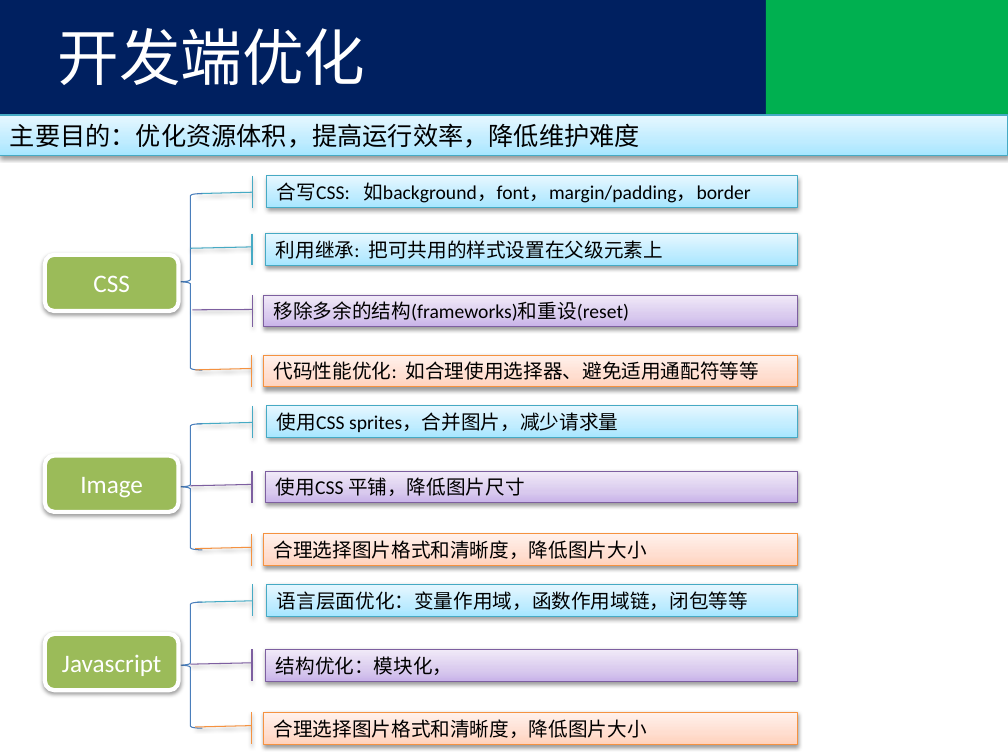
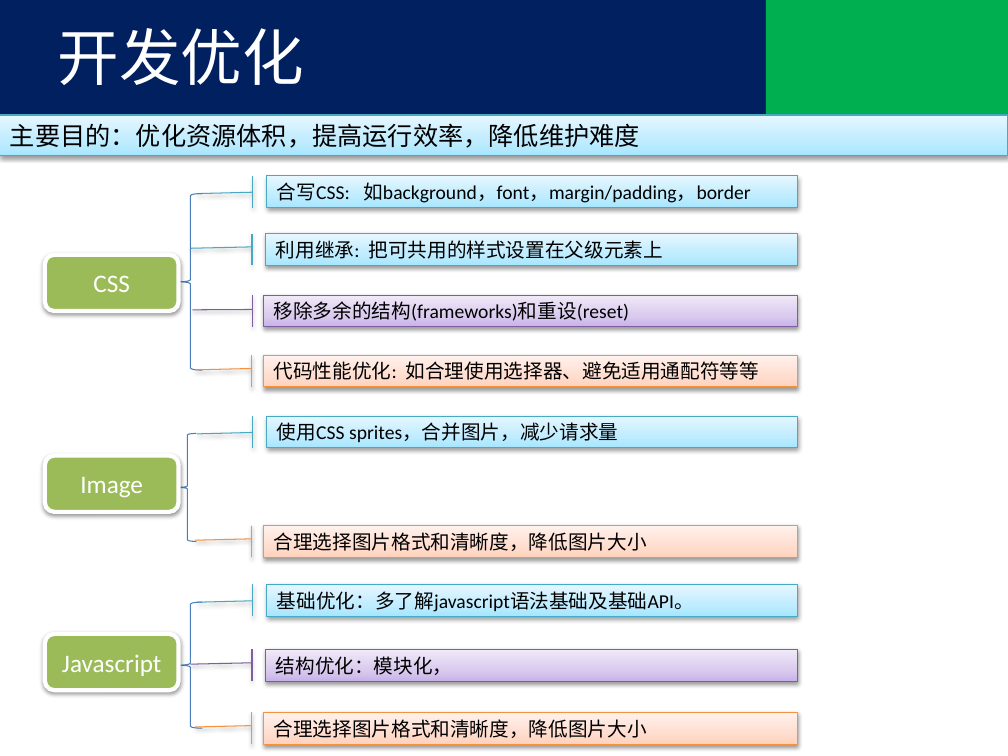
Before and after one commit to tjx222/javatrain, a slide deck: slide 11 of 前端优化.pptx (slide 9 before the commit). Drawn at 1008x756 pixels with LibreOffice and Linux fonts; fonts in the diff are those of the drawing; background and template pictures are left out. Boxes give left, top, right and bottom in pixels: in the first picture for what was removed or moved away, otherwise in the second. Text is boxed around its words. In the diff, an @@ line names an element or a change of style, - is before the commit and + after.

```diff
--- a/前端优化.pptx
+++ b/前端优化.pptx
@@ text at (58,28,304,85): text changed @@
-开发端优化
+开发优化
@@ accent border callout "使用CSS sprites，合并图片，减少请求量": place and size @@
-accent border callout "使用CSS sprites，合并图片，减少请求量" at (267,406,798,437)
+accent border callout "使用CSS sprites，合并图片，减少请求量" at (267,416,798,448)
@@ left brace: place and size @@
-left brace at (178,423,203,549)
+left brace at (178,433,197,541)
@@ accent border callout removed at (266,471,798,502) @@
-使用CSS 平铺，降低图片尺寸
@@ accent border callout "合理选择图片格式和清晰度，降低图片大小": place and size @@
-accent border callout "合理选择图片格式和清晰度，降低图片大小" at (264,534,798,565)
+accent border callout "合理选择图片格式和清晰度，降低图片大小" at (264,525,798,556)
@@ text in accent border callout at (277,591,694,612): text changed @@
-语言层面优化：变量作用域，函数作用域链，闭包等等
+基础优化：多了解javascript语法基础及基础API。
```
Also in this commit, not shown: 6 other slides changed, 2 slides added.
